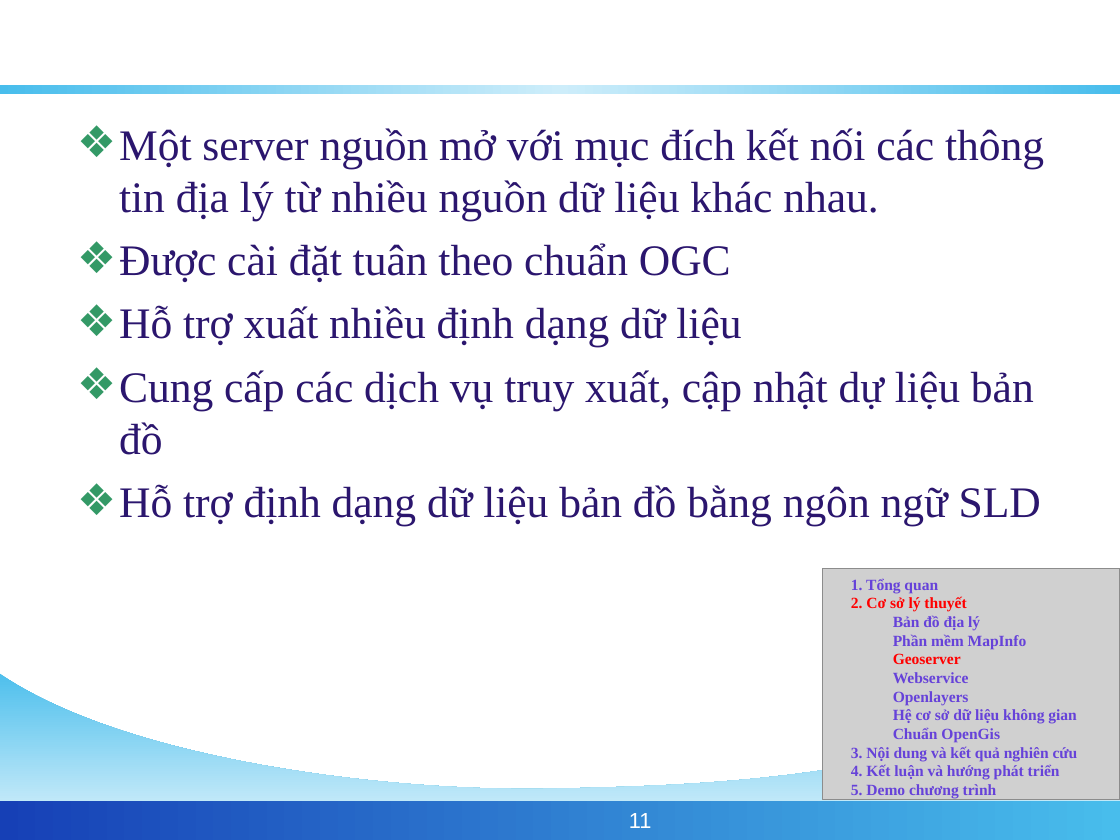
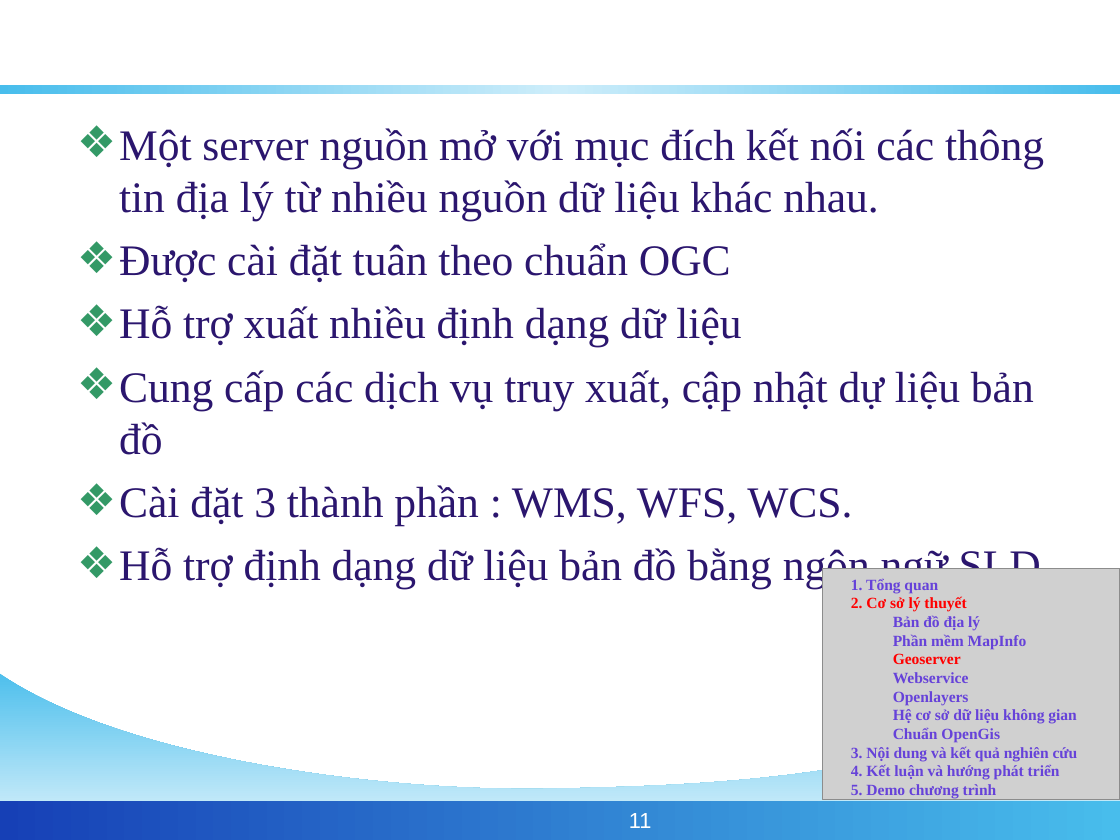
Before and after one commit to phamngsinh/cantho-webgis, a slide deck: slide 11 of Document/Bao Cao/BaoCaoLuanVan.ppt. Drawn at 1120x840 pixels with LibreOffice and Linux fonts; fonts in the diff are those of the drawing; grey boxes stand for pictures; background and template pictures are left out. Boxes give left, top, right and bottom in pixels: in the first picture for what was removed or moved away, otherwise in the second. Text is boxed around its words. In the diff, an @@ line names an element or a change of style, - is before the commit and + after.

```diff
--- a/Document/Bao Cao/BaoCaoLuanVan.ppt
+++ b/Document/Bao Cao/BaoCaoLuanVan.ppt
@@ text at (x1=119, y1=485, x2=852, y2=526): paragraph added @@
+❖ Cài đặt 3 thành phần : WMS, WFS, WCS.
```
Also in this commit, not shown: 3 other slides changed, 3 slides added.
